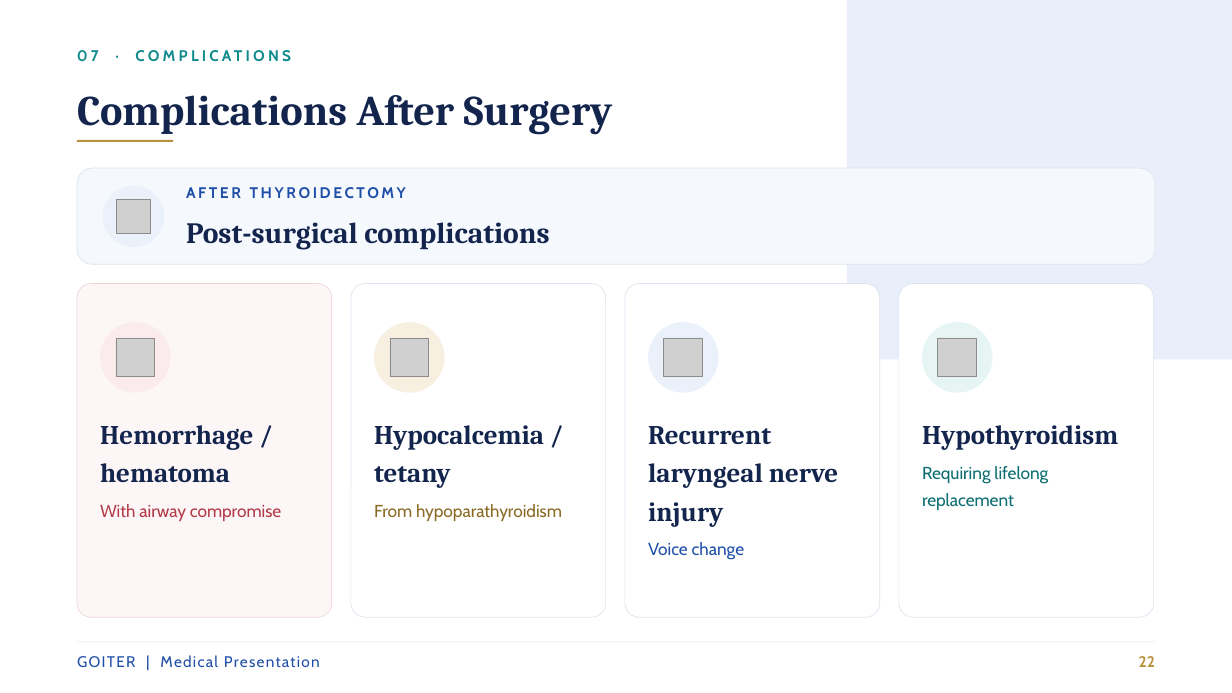
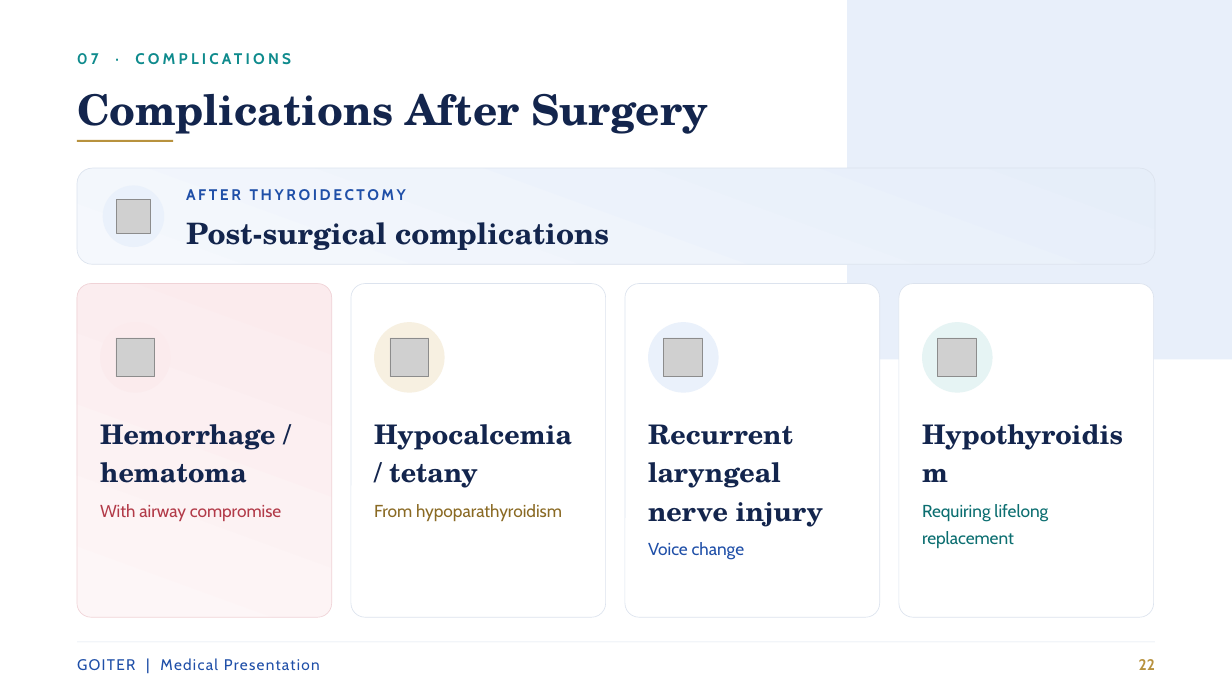
Before and after one commit to amrkarm548-ops/DSLIDES, a slide deck: slide 22 of Goiter_Presentation.pptx. Drawn at 1232x693 pixels with LibreOffice and Linux fonts; fonts in the diff are those of the drawing; grey boxes stand for pictures. Boxes give left, top, right and bottom in pixels: in the first picture for what was removed or moved away, otherwise in the second. Text is boxed around its words. In the diff, an @@ line names an element or a change of style, - is before the commit and + after.

Commit message:
Quality pass: Windows-native fonts (Georgia/Segoe UI), real gradient fills, run highlights, pill separators, light table borders

```diff
--- a/Goiter_Presentation.pptx
+++ b/Goiter_Presentation.pptx
@@ text "Complications After Surgery" at [406, 93, 708, 134]: font Cambria to TeX Gyre Schola @@
@@ rounded rectangle at [77, 168, 1155, 264]: fill #F5F8FD to gradient #F5F8FD to #E6EEF9 @@
@@ text "AFTER THYROIDECTOMY" at [186, 189, 609, 250]: font Cambria to TeX Gyre Schola in "Post-surgical complications"; line spacing 1 to 1.18 @@
@@ rounded rectangle at [77, 284, 332, 617]: fill #FDF6F7 to gradient #FDF6F7 to #FBEBED @@
@@ text "Hypothyroidism" at [922, 504, 1048, 549]: font Cambria to TeX Gyre Schola in "Hypothyroidism" @@
@@ text at [100, 424, 276, 483]: font Cambria to TeX Gyre Schola in "Hemorrhage / hematoma" @@
@@ text at [374, 424, 572, 488]: font Cambria to TeX Gyre Schola in "Hypocalcemia / tetany" @@
@@ text at [648, 424, 823, 527]: font Cambria to TeX Gyre Schola in "Recurrent laryngeal nerve injury" @@
@@ line spacing 1 to 1.18 in 3 elements at [77, 53, 393, 134], [77, 658, 320, 670], [1139, 659, 1155, 670] @@
```
Also in this commit, not shown: 40 other slides changed.
